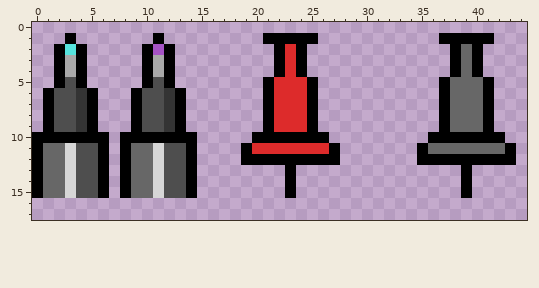
File history of a pixel-art file, assets/sprites/objects.aseprite. The picture above was drawn from the file before the commit.
48x80 pixels, 1 frame. Colours within 5 levels of each other are drawn and written as one. Shown: x 0..44, y 0..17.
The result:
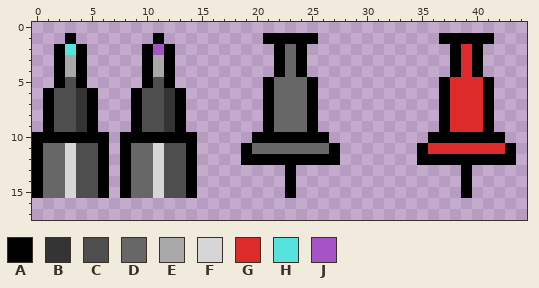
Palette (. is transparent): A #000000  B #343434  C #4e4e4e  D #676767  E #a9a9a9  F #d6d6d6  G #dd2b2b  H #56e3dd  J #a653c5
What changed:
Changed rows in their new state; - is an unchanged pixel.
first column x 20:
 2 ---D---------------G---
 3 ---D---------------G---
 4 ---D---------------G---
 5 --DDD-------------GGG--
 6 --DDD-------------GGG--
 7 --DDD-------------GGG--
 8 --DDD-------------GGG--
 9 --DDD-------------GGG--
11 DDDDDDD---------GGGGGGG
Where, in picture pixels (left, top, right, bottom), the same in both pictures:
changed: (252, 44, 329, 154)
changed: (428, 44, 505, 154)
